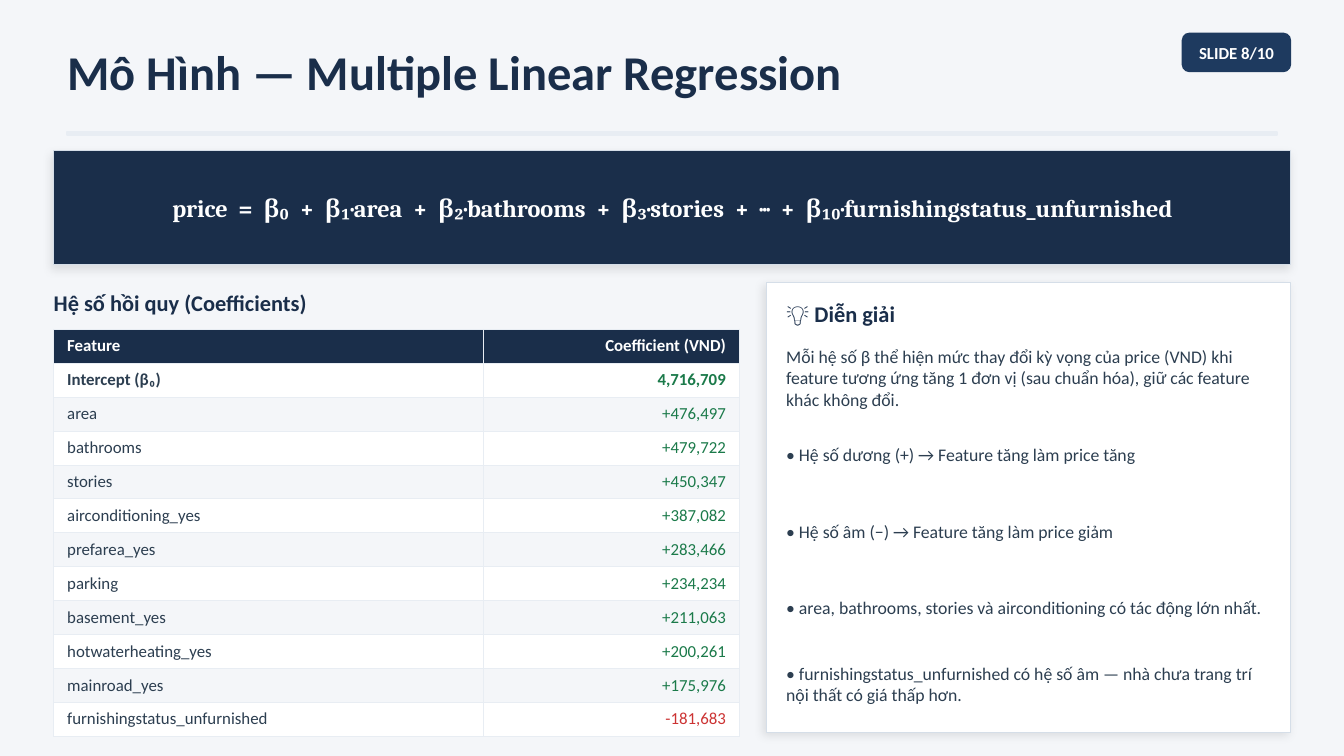
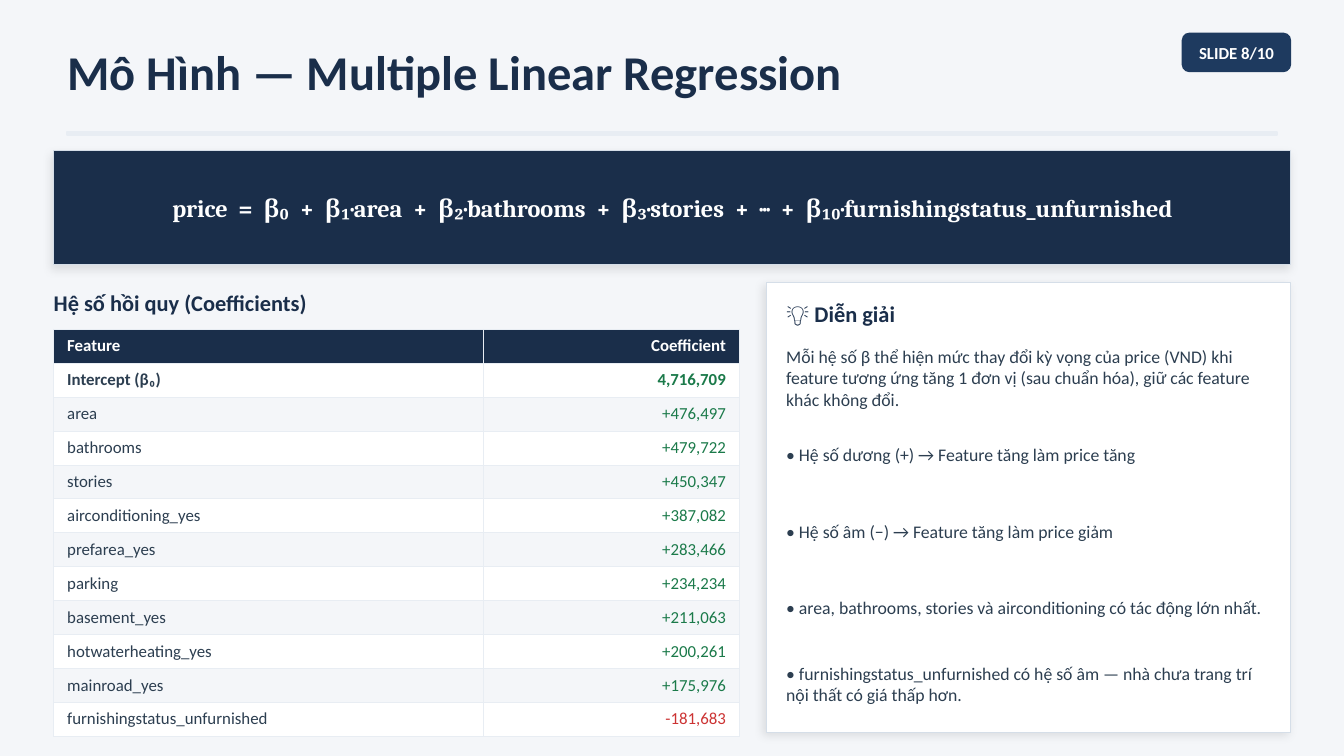
Before and after one commit to minhhiunee/housing_price_prediction, a slide deck: slide 8 of reports/slides/HousingPricePrediction.pptx. Drawn at 1344x756 pixels with LibreOffice and Linux fonts; fonts in the diff are those of the drawing. Boxes give left, top, right and bottom in pixels: in the first picture for what was removed or moved away, otherwise in the second. Text is boxed around its words. In the diff, an @@ line names an element or a change of style, - is before the commit and + after.

```diff
--- a/reports/slides/HousingPricePrediction.pptx
+++ b/reports/slides/HousingPricePrediction.pptx
@@ table at (54, 329, 739, 732) @@
-row 1, column 2: Coefficient (VND)
+row 1, column 2: Coefficient
```
Also in this commit, not shown: 7 other slides changed, 1 other file.
